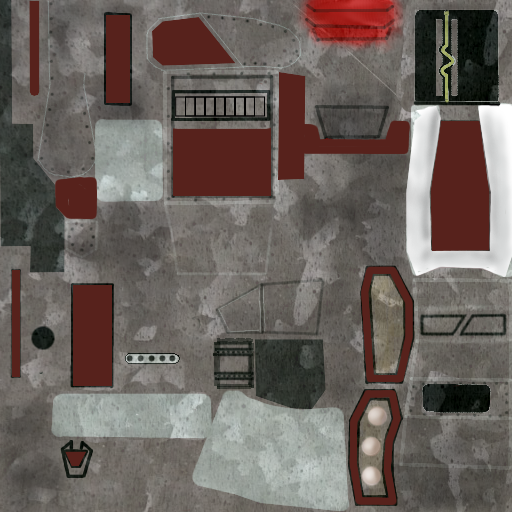
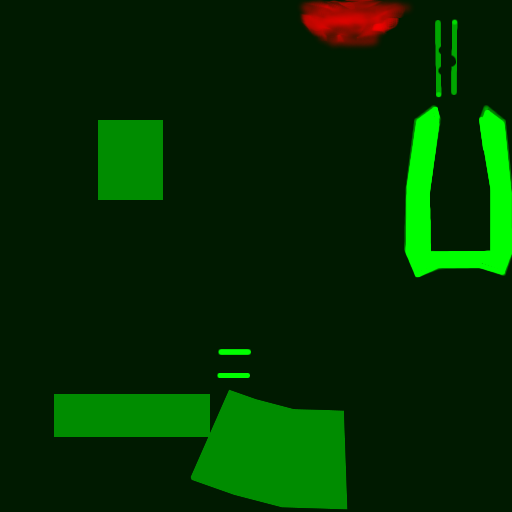
Before/after of a w=512, h=512 layered artwork. What changed in the layer stack:
added layer "glow/spec" above "green" over [54, 0, 512, 510]
added layer "green" (10%) above "black" over [0, 0, 512, 512]
added layer "black" above "shadows" over [0, 0, 512, 512]
moved "shadows" above "teamcolor" over [0, 0, 512, 512]
